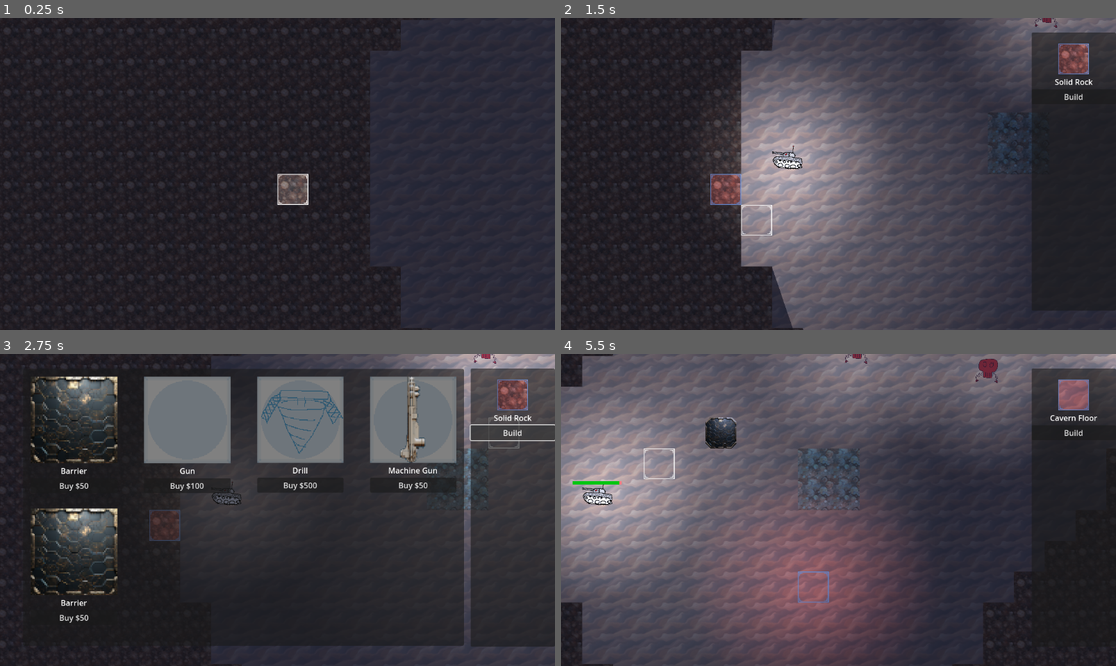
Above: before the commit, frames 1-4 (two rows, left to right).
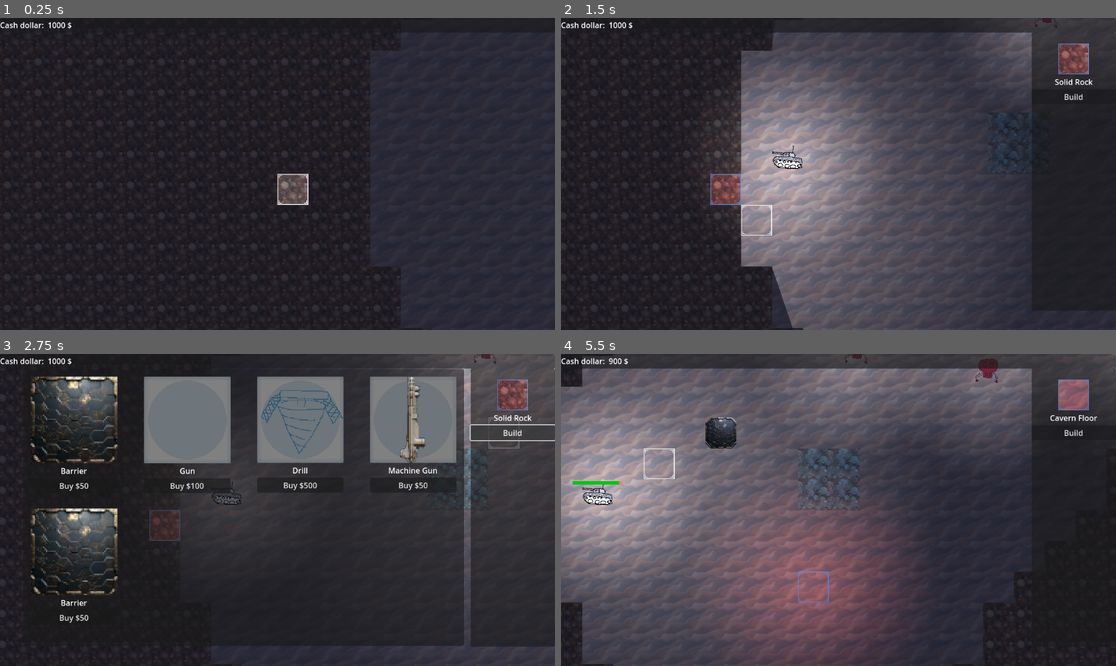
Above: after the commit, the same moments.

Repository: RugnirViking/towerdefence
Game: Godot game, scene res://node_2d.tscn
The game is run twice, just before and just after one commit, with the same random seed, the same clock (stepped at 60 frames per second) and the same inputs.
Inputs (mouse positions are in pixels of both pictures, inside the frame that each line leads up to):
- Up to frame 1 (0.25 s): no input
- Up to frame 2 (1.5 s): tap Enter at 0.5 s; move the mouse to (960, 158) at 0.52 s; hold D 0.53-1.25 s; hold Ctrl (ctrl) 0.53-1.25 s; click (960, 158) at 0.6 s; drag from (727, 189) to (810, 236) at 1.27 s
- Up to frame 3 (2.75 s): click "Build" at 2 s
- Up to frame 4 (5.5 s): click "Buy $50" at 2.75 s; click "Buy $100" at 3.5 s; move the mouse to (894, 441) at 4.27 s; hold D 4.28-5 s; hold Shift (shift) 4.28-5 s; click (894, 441) at 4.55 s; drag from (810, 572) to (672, 463) at 5.02 s

The runs differ from the first frame. In frame 1, 0.1% of the frame differs, in the area x 0-99%, y 0-4%; in frame 2, 2.4%; in frame 3, 2.5%; in frame 4, 4.5%, in the area x 0-100%, y 0-5%.

Commit message:
added money

Diff:
--- a/enemy.gd
+++ b/enemy.gd
@@ -7,9 +7,14 @@
 @export var drill: Node2D
 var nav_velocity: Vector2
 @export var hp_max: int
+@export var money_drop_base: int
 var hp_current: int
 var ded: bool = false
+var world: Node2D
+var lifetime: float
+
 func _ready():
+	lifetime = 0
 	if drill:
 		set_target(drill.global_position)
 
@@ -17,6 +22,8 @@
 	$TextureProgressBar.value = hp_current
 	$TextureProgressBar.max_value = hp_max
 	$TextureProgressBar.visible = false
+
+	$Label.visible=false
 
 func set_target(new_target: Vector2):
 	target = new_target
@@ -49,6 +56,9 @@
 				remove_from_group("enemies")
 				# hide the health bar
 				$TextureProgressBar.visible = false
+				world.add_money(money_drop_base)
+				$Label.text = str(money_drop_base)+" $"
+				$Label.visible=true
 				add_child(deathTimer)
 				deathTimer.start()
 				ded = true
@@ -56,6 +66,7 @@
 
 
 func _physics_process(delta):
+	lifetime += delta
 	if not ded:
 		if not navigation.is_navigation_finished():
 			var movement_delta = speed * delta
@@ -74,6 +85,10 @@
 		if distance_to_target < 30:
 			print("target reached")
 			queue_free()
+	else:
+		$Label.position.y-=100*delta
+		$Label.position.x = sin(lifetime*2)*15
+
 
 
 
--- a/enemy.tscn
+++ b/enemy.tscn
@@ -31,6 +31,7 @@
 script = ExtResource("1_4o6xg")
 navigation = NodePath("NavigationAgent2D")
 hp_max = 150
+money_drop_base = 5
 
 [node name="Sprite2D" type="Sprite2D" parent="."]
 modulate = Color(0.945098, 0.309804, 0.4, 1)
@@ -80,5 +81,14 @@
 one_shot = true
 explosiveness = 0.65
 
+[node name="Label" type="Label" parent="."]
+modulate = Color(1, 0.8955, 0.43, 1)
+texture_filter = 1
+offset_right = 40.0
+offset_bottom = 23.0
+theme_type_variation = &"HeaderMedium"
+text = "1 $"
+horizontal_alignment = 1
+
 [connection signal="velocity_computed" from="NavigationAgent2D" to="." method="_on_navigation_agent_2d_velocity_computed"]
 [connection signal="timeout" from="Timer" to="." method="_on_timer_timeout"]
--- a/fastenemy.tscn
+++ b/fastenemy.tscn
@@ -32,6 +32,7 @@
 speed = 16000.0
 navigation = NodePath("NavigationAgent2D")
 hp_max = 100
+money_drop_base = 5
 
 [node name="Sprite2D" type="Sprite2D" parent="."]
 texture = ExtResource("2_xh1j6")
@@ -79,5 +80,14 @@
 one_shot = true
 explosiveness = 0.65
 
+[node name="Label" type="Label" parent="."]
+modulate = Color(1, 0.8955, 0.43, 1)
+texture_filter = 1
+offset_right = 40.0
+offset_bottom = 23.0
+theme_type_variation = &"HeaderMedium"
+text = "1 $"
+horizontal_alignment = 1
+
 [connection signal="velocity_computed" from="NavigationAgent2D" to="." method="_on_navigation_agent_2d_velocity_computed"]
 [connection signal="timeout" from="Timer" to="." method="_on_timer_timeout"]
--- a/node_2d.tscn
+++ b/node_2d.tscn
@@ -24,10 +24,11 @@
 [sub_resource type="RectangleShape2D" id="RectangleShape2D_6jdq8"]
 size = Vector2(6775, 3778)
 
-[node name="Node2D" type="Node2D" node_paths=PackedStringArray("camera", "selectpreviewViewport", "selectPanel", "buildPanel", "tiles", "enemies")]
+[node name="Node2D" type="Node2D" node_paths=PackedStringArray("camera", "selectpreviewViewport", "moneylbl", "selectPanel", "buildPanel", "tiles", "enemies")]
 script = ExtResource("1_uplon")
 camera = NodePath("Camera2D")
 selectpreviewViewport = NodePath("CanvasLayer/Panel/SubViewportContainer/SubViewport")
+moneylbl = NodePath("CanvasLayer/TopBar/HBoxContainer/moneylbl")
 selectPanel = NodePath("CanvasLayer/Panel")
 buildPanel = NodePath("CanvasLayer/buildpanel")
 tiles = NodePath("TileMap")
@@ -38,6 +39,7 @@
 enemies = [NodePath("enemy"), NodePath("enemy2"), NodePath("enemy3"), NodePath("enemy4"), NodePath("enemy5"), NodePath("enemy6")]
 enemyPrefabs = Array[PackedScene]([ExtResource("13_t5alo"), ExtResource("16_34s7r"), ExtResource("8_i0i6c")])
 enemyprefab = ExtResource("13_t5alo")
+startingmoney = 1000
 
 [node name="CanvasLayer" type="CanvasLayer" parent="."]
 
@@ -271,6 +273,28 @@
 [node name="Button" type="Button" parent="CanvasLayer/buildpanel/GridContainer/barrier4"]
 layout_mode = 2
 text = "Buy $50"
+
+[node name="TopBar" type="Panel" parent="CanvasLayer"]
+anchors_preset = 10
+anchor_right = 1.0
+offset_bottom = 30.0
+grow_horizontal = 2
+
+[node name="HBoxContainer" type="HBoxContainer" parent="CanvasLayer/TopBar"]
+layout_mode = 1
+anchors_preset = 15
+anchor_right = 1.0
+anchor_bottom = 1.0
+grow_horizontal = 2
+grow_vertical = 2
+
+[node name="Label" type="Label" parent="CanvasLayer/TopBar/HBoxContainer"]
+layout_mode = 2
+text = "Cash dollar: "
+
+[node name="moneylbl" type="Label" parent="CanvasLayer/TopBar/HBoxContainer"]
+layout_mode = 2
+text = "200,000,000$"
 
 [node name="TileMap" type="TileMap" parent="."]
 tile_set = ExtResource("1_6ubak")
--- a/tankenemy.tscn
+++ b/tankenemy.tscn
@@ -33,6 +33,7 @@
 speed = 4000.0
 navigation = NodePath("NavigationAgent2D")
 hp_max = 800
+money_drop_base = 15
 
 [node name="Sprite2D" type="Sprite2D" parent="."]
 texture = ExtResource("2_vbue7")
@@ -80,5 +81,14 @@
 one_shot = true
 explosiveness = 0.65
 
+[node name="Label" type="Label" parent="."]
+modulate = Color(1, 0.8955, 0.43, 1)
+texture_filter = 1
+offset_right = 40.0
+offset_bottom = 23.0
+theme_type_variation = &"HeaderMedium"
+text = "1 $"
+horizontal_alignment = 1
+
 [connection signal="velocity_computed" from="NavigationAgent2D" to="." method="_on_navigation_agent_2d_velocity_computed"]
 [connection signal="timeout" from="Timer" to="." method="_on_timer_timeout"]
--- a/world.gd
+++ b/world.gd
@@ -14,6 +14,7 @@
 @export var camera: Camera2D
 
 @export var selectpreviewViewport: SubViewport
+@export var moneylbl: Label
 @export var selectPanel: Control
 @export var buildPanel: Control
 @export var tiles: TileMap
@@ -24,6 +25,7 @@
 @export var enemies: Array[Node2D]
 @export var enemyPrefabs: Array[PackedScene]
 @export var enemyprefab: PackedScene
+@export var startingmoney: int
 
 var object_registry = []
 var selected_object = {}
@@ -31,6 +33,16 @@
 # Variable to store the selected position
 var selected_position: Vector2 = Vector2()
 var mouse_world_events: bool = true
+var money: int = 0
+
+func add_money(amount: int):
+	money+=amount
+	if money<0:
+		money-=amount
+		return false
+	else:
+		moneylbl.text = str(money)+" $"
+		return true
 
 func _ready():
 	hover_box.visible = false
@@ -38,7 +50,11 @@
 	selectPanel.visible = false
 	buildPanel.visible = false
 
+	add_money(startingmoney)
+
 	selectpreviewViewport.world_2d = get_viewport().world_2d
+	for enemy in enemies:
+		enemy.world = self
 
 func deselect_all():
 	for object in object_registry:
@@ -87,16 +103,7 @@
 
 		# if shift held down
 		if Input.is_action_pressed("shift"):
-			if check_tile_free(world_to_grid(selection_box.global_position)) and tiletype(world_to_grid(selection_box.global_position)) == 2:
-				var barrier = barrierprefab.instantiate()
-				barrier.global_position = selection_box.global_position
-				add_child(barrier)
-				buildPanel.visible = false
-				mouse_world_events = true
-				object_registry.append({"type":"barrier","position":barrier.global_position,"grid_position":world_to_grid(barrier.global_position), "node":barrier})
-				kill_navmesh_below(world_to_grid(selection_box.global_position))
-			else:
-				print("tile not free")
+			buy_barrier()
 
 		# if ctrl held down
 		if Input.is_action_pressed("ctrl"):
@@ -106,6 +113,7 @@
 			enemy.global_position = selection_box.global_position
 			enemies.append(enemy)
 			add_child(enemy)
+			enemy.world = self
 			var firstdrill = search_for_tiletype("drill")
 			if firstdrill:
 				enemy.call("set_target",firstdrill["position"])
@@ -197,67 +205,90 @@
 func tiletype(position: Vector2) -> int:
 	return tiles.get_cell_atlas_coords(0,position).x
 
+func buy_barrier():
+	if check_tile_free(world_to_grid(selection_box.global_position)) and tiletype(world_to_grid(selection_box.global_position)) == 2:
+		if add_money(-50):
+			var barrier = barrierprefab.instantiate()
+			barrier.global_position = selection_box.global_position
+			add_child(barrier)
+			buildPanel.visible = false
+			mouse_world_events = true
+			object_registry.append({"type":"barrier","position":barrier.global_position,"grid_position":world_to_grid(barrier.global_position),"node":barrier})
+			kill_navmesh_below(world_to_grid(selection_box.global_position))
+		else:
+			print("not enough money")
+	else:
+		print("tile not free")
+
+func buy_gun():
+	if check_tile_free(world_to_grid(selection_box.global_position)):
+		if add_money(-50):
+			var gun = gunprefab.instantiate()
+			gun.global_position = selection_box.global_position
+			add_child(gun)
+			print("gun at ",gun.global_position)
+			buildPanel.visible = false
+			mouse_world_events = true
+
+			deselect_all()
+			gun.set_selected(true)
+			object_registry.append({"type":"gun","position":gun.global_position,"grid_position":world_to_grid(gun.global_position),"node":gun})
+
+			selected_object = object_registry[-1]
+			kill_navmesh_below(world_to_grid(selection_box.global_position))
+		else:
+			print("not enough money")
+	else:
+		print("tile not free")
+
+func buy_drill():
+	if check_tile_free(world_to_grid(selection_box.global_position)):
+		if add_money(-500):
+			var drill = drillprefab.instantiate()
+			drill.global_position = selection_box.global_position
+			add_child(drill)
+			buildPanel.visible = false
+			mouse_world_events = true
+			object_registry.append({"type":"drill","position":drill.global_position,"grid_position":world_to_grid(drill.global_position),"node":drill})
+
+			for enemy in enemies:
+				var wr = weakref(enemy);
+				if (!wr.get_ref()):
+					enemies.remove_at(enemies.find(enemy))
+				else:
+					enemy.call("set_target",selection_box.global_position)
+		else:
+			print("not enough money")
+	else:
+		print("tile not free")
+
+func buy_machinegun():
+	if check_tile_free(world_to_grid(selection_box.global_position)):
+		if add_money(-100):
+			var machinegun = machinegunprefab.instantiate()
+			machinegun.global_position = selection_box.global_position
+			add_child(machinegun)
+			buildPanel.visible = false
+			mouse_world_events = true
+			object_registry.append({"type":"machinegun","position":machinegun.global_position,"grid_position":world_to_grid(machinegun.global_position),"node":machinegun})
+
+			selected_object = object_registry[-1]
+			kill_navmesh_below(world_to_grid(selection_box.global_position))
+		else:
+			print("not enough money")
+	else:
+		print("tile not free")
+
 func _on_buybarrierbutton_pressed():
-	if check_tile_free(world_to_grid(selection_box.global_position)) and tiletype(world_to_grid(selection_box.global_position)) == 2:
-		var barrier = barrierprefab.instantiate()
-		barrier.global_position = selection_box.global_position
-		add_child(barrier)
-		buildPanel.visible = false
-		mouse_world_events = true
-		object_registry.append({"type":"barrier","position":barrier.global_position,"grid_position":world_to_grid(barrier.global_position),"node":barrier})
-		kill_navmesh_below(world_to_grid(selection_box.global_position))
-	else:
-		print("tile not free")
-
+	buy_barrier()
 
 func _on_buygunbutton_pressed():
-	if check_tile_free(world_to_grid(selection_box.global_position)):
-		var gun = gunprefab.instantiate()
-		gun.global_position = selection_box.global_position
-		add_child(gun)
-		print("gun at ",gun.global_position)
-		buildPanel.visible = false
-		mouse_world_events = true
-
-		deselect_all()
-		gun.set_selected(true)
-		object_registry.append({"type":"gun","position":gun.global_position,"grid_position":world_to_grid(gun.global_position),"node":gun})
-
-		selected_object = object_registry[-1]
-		kill_navmesh_below(world_to_grid(selection_box.global_position))
-	else:
-		print("tile not free")
+	buy_gun()
 
 
 func _on_buydrillbutton_pressed():
-	if check_tile_free(world_to_grid(selection_box.global_position)):
-		var drill = drillprefab.instantiate()
-		drill.global_position = selection_box.global_position
-		add_child(drill)
-		buildPanel.visible = false
-		mouse_world_events = true
-		object_registry.append({"type":"drill","position":drill.global_position,"grid_position":world_to_grid(drill.global_position),"node":drill})
-
-		for enemy in enemies:
-			var wr = weakref(enemy);
-			if (!wr.get_ref()):
-				enemies.remove_at(enemies.find(enemy))
-			else:
-				enemy.call("set_target",selection_box.global_position)
-	else:
-		print("tile not free")
+	buy_drill()
 
 
 func _on_buymachinegun_pressed():
-	if check_tile_free(world_to_grid(selection_box.global_position)):
-		var machinegun = machinegunprefab.instantiate()
-		machinegun.global_position = selection_box.global_position
-		add_child(machinegun)
-		buildPanel.visible = false
-		mouse_world_events = true
-		object_registry.append({"type":"machinegun","position":machinegun.global_position,"grid_position":world_to_grid(machinegun.global_position),"node":machinegun})
-
-		selected_object = object_registry[-1]
-		kill_navmesh_below(world_to_grid(selection_box.global_position))
-	else:
-		print("tile not free")
+	buy_machinegun()
